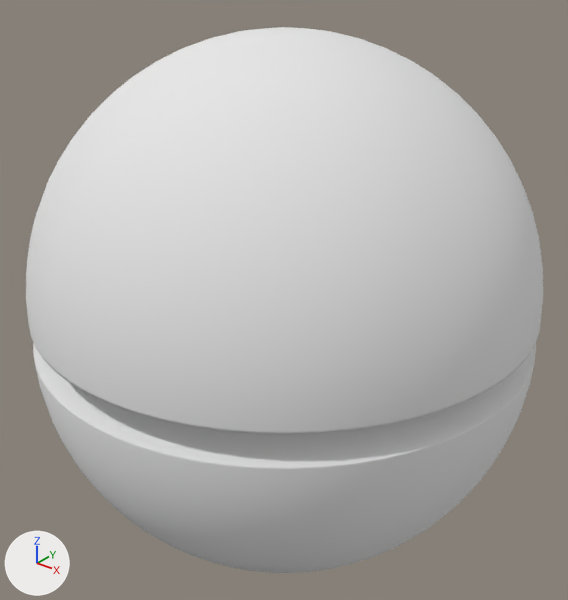
One commit to the OBJ model vr/static_assets/br1.obj: the scene before it, then after it.
One viewpoint serves both versions: a 50 mm lens placed at (1.815, -2.272, 1.352), pointed at (-0.005, 0.002, -0.058). Lighting does not change. The marker at lower left points along +X, +Y and +Z. Where no turn or scale is listed for an object, it has been applied to the vertices.
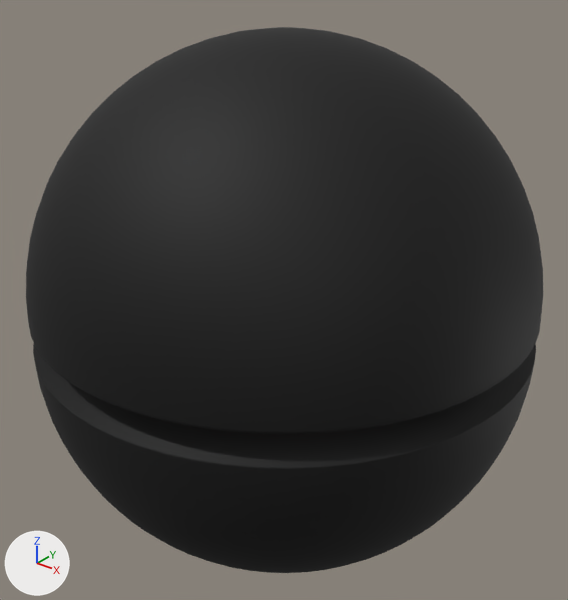
The change, as a list of edits to the scene's bpy script:
```text
Change mat_material_001:
    mat_material_001.base_color: (0.8, 0.8, 0.8) -> (0.0, 0.0, 0.0)  # white #e7e7e7 -> black #000000
    mat_material_001.roughness: 1.0 -> 0.69
```

Location of each change, [x1, y1, x2, y2] in pixels of the pictures (568 x 600 px):
'Sphere', recoloured, surface changed (white to black): [26, 27, 543, 434] in both
'Sphere.001', recoloured, surface changed (white to black): [33, 343, 536, 573] in both
